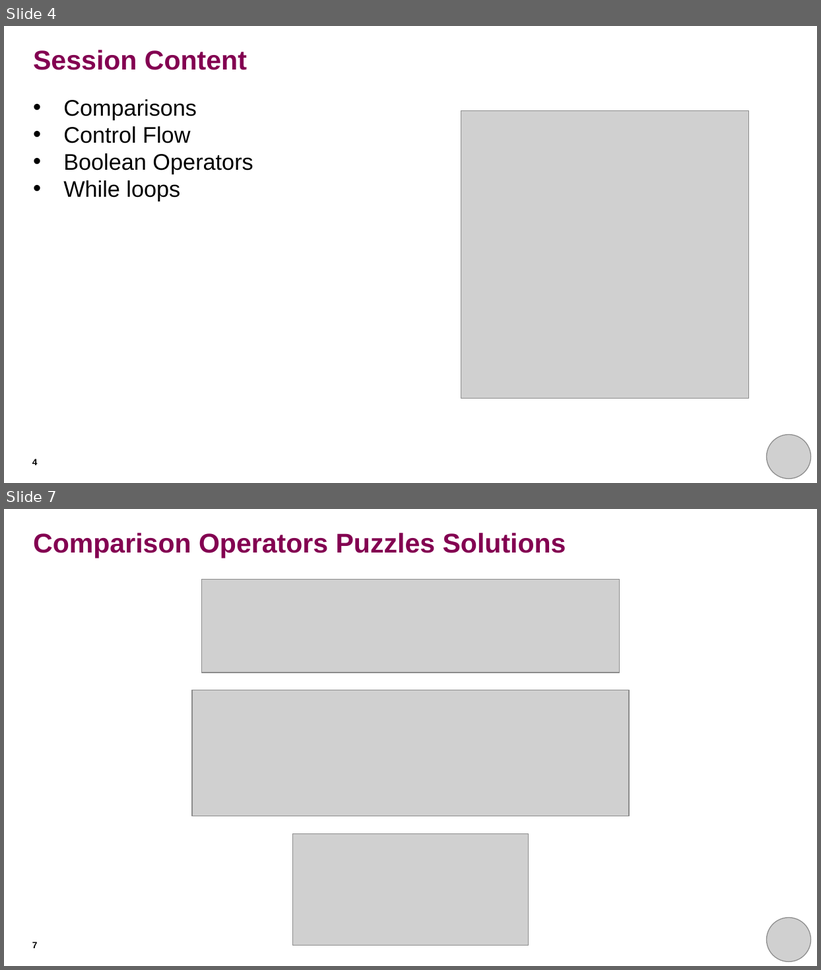
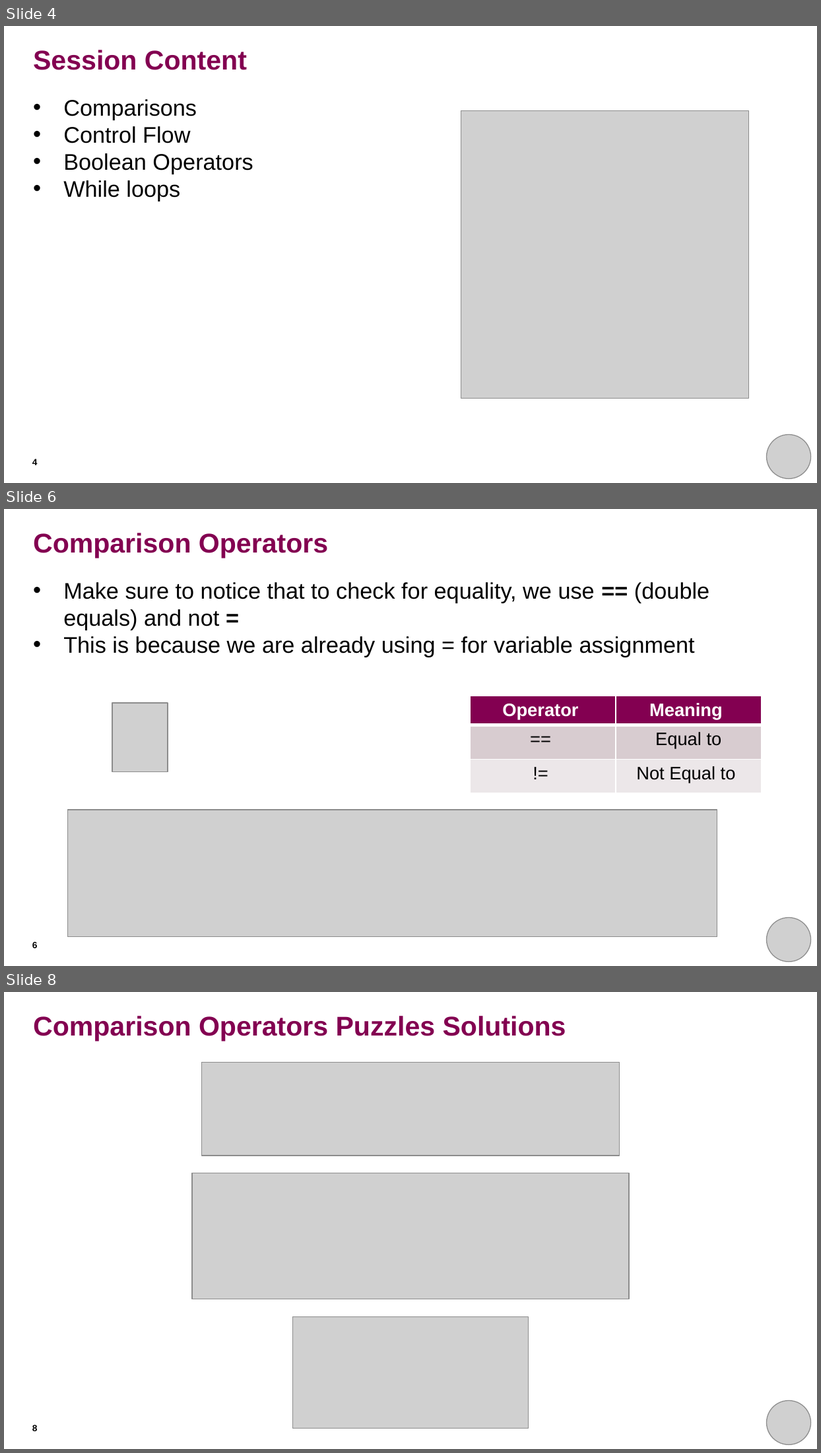
Before and after one commit to rkhetani/beginners-python, a slide deck: session_three/session_three_presentation.pptx. Shown one above the other, each under a label of ours: slides 4 and 7 before the commit, slides 4, 6 and 8 after it; the slides between them are not shown. The pictures are 821x970 and 821x1453 pixels, drawn with LibreOffice and Linux fonts; fonts in the diff are those of the drawing; grey boxes stand for pictures. Boxes give left, top, right and bottom in pixels: in the first picture for what was removed or moved away, otherwise in the second. Text is boxed around its words. In the diff, an @@ line names an element or a change of style, - is before the commit and + after.

```diff
--- a/session_three/session_three_presentation.pptx
+++ b/session_three/session_three_presentation.pptx
@@ slide 6 added at (4,509,817,966), background #FFFFFF @@
@@ text added at (33,533,328,558), 24 pt, text #830051, bold @@
+Comparison Operators
@@ text added at (63,582,710,657), 20 pt, text #000000 @@
+• Make sure to notice that to check for equality, we use == (double equals) and not =
+• This is because we are already using = for variable assignment
@@ picture added at (112,703,168,772) @@
@@ table added at (471,696,762,794), 3 rows, 2 columns @@
+Operator | Meaning
+== | Equal to
+!= | Not Equal to
@@ picture added at (67,810,717,937) @@
@@ picture added at (767,918,811,962) @@
@@ page number added at (32,942,38,949), 8 pt, text #000000, bold @@
+6
@@ what was slide 7 is now slide 8 @@
@@ page number at (32,1425,38,1432): text changed @@
-7
+8
```
Also in this commit, not shown: 6 slides changed, 1 other slide added, 4 other files.
